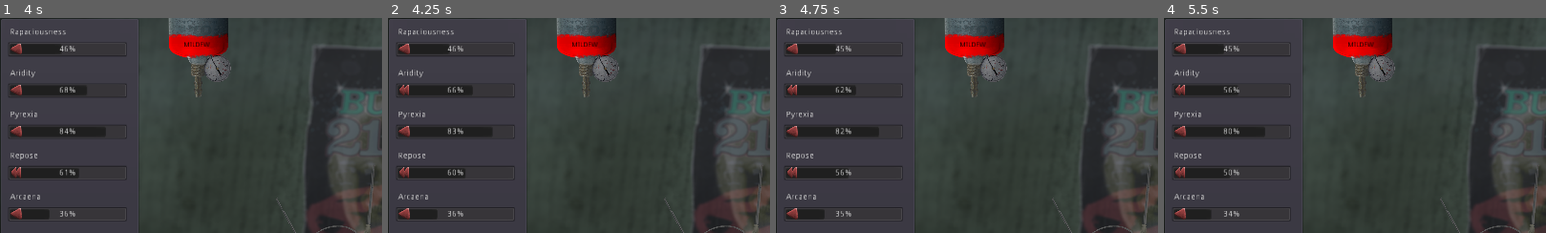
Above: before the commit, frames 1-4 (left to right).
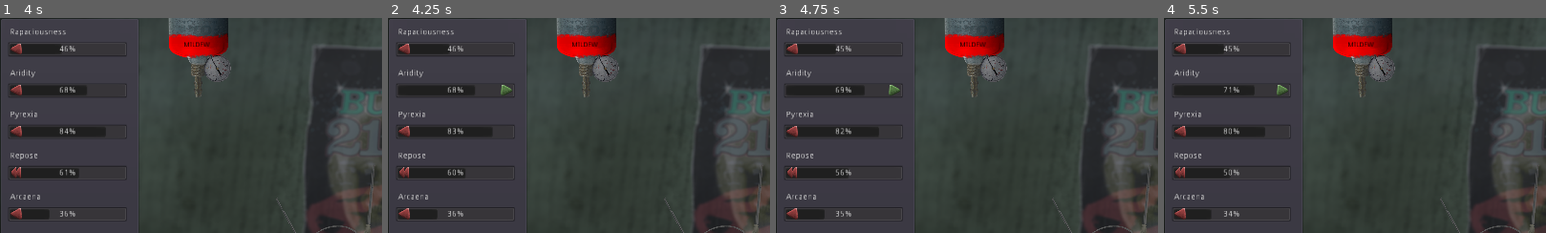
Above: after the commit, the same moments.

Repository: BlackBrad/KiwiJam2021
Game: Godot game, scene res://Scenes/MainMenu.tscn
Two runs of this game, one before a commit and one after it. Both use one fixed random seed, a clock stepped at 60 frames per second and the inputs below.
Inputs (mouse positions are % of the whole screen's width and height, from its top left):
- Up to frame 1 (4 s): click "Play" at 0.5 s; drag from (50, 0) to (88, 28) at 1.27 s; drag from (63, 3) to (88, 28) at 2.02 s; move the mouse to (26, 0) at 2.77 s; click (26, 0) at 2.92 s; drag from (38, 2) to (70, 39) at 3.52 s
- Up to frame 2 (4.25 s): no input
- Up to frame 3 (4.75 s): move the mouse to (80, 65) at 4.27 s; click (80, 65) at 4.42 s
- Up to frame 4 (5.5 s): drag from (20, 35) to (26, 1) at 5.02 s
The pictures show only the part of the screen within x 0-50%, y 0-50%; the shares and areas given below are measured in that part.

Frame 1 is identical in both runs. In frame 2, 0.2% of the frame differs, in the area x 3-33%, y 31-36%; in frame 3, 0.3%; in frame 4, 0.4%.

Commit message:
Minor balance tweeks to improve aridity

Diff:
--- a/Scripts/NeedSource.gd
+++ b/Scripts/NeedSource.gd
@@ -43,7 +43,7 @@
 	Globals.Substances.WASPS: {
 		Globals.Needs.Unwasp: -5.0,
 		Globals.Needs.Rapaciousness: 8.0,
-		Globals.Needs.Aridity: -1.0,
+		Globals.Needs.Aridity: 1.0,
 		Globals.Needs.Repose: -3.0,
 		Globals.Needs.Stimulation: 1.0
 	},
@@ -83,7 +83,7 @@
 	Globals.Substances.REPELLANT: {
 		Globals.Needs.Unwasp: 8.0,
 		Globals.Needs.Repose: -4.0,
-		Globals.Needs.Aridity: -5.0
+		Globals.Needs.Aridity: 4.0
 	},
 	Globals.Substances.NONE: {}
 }
